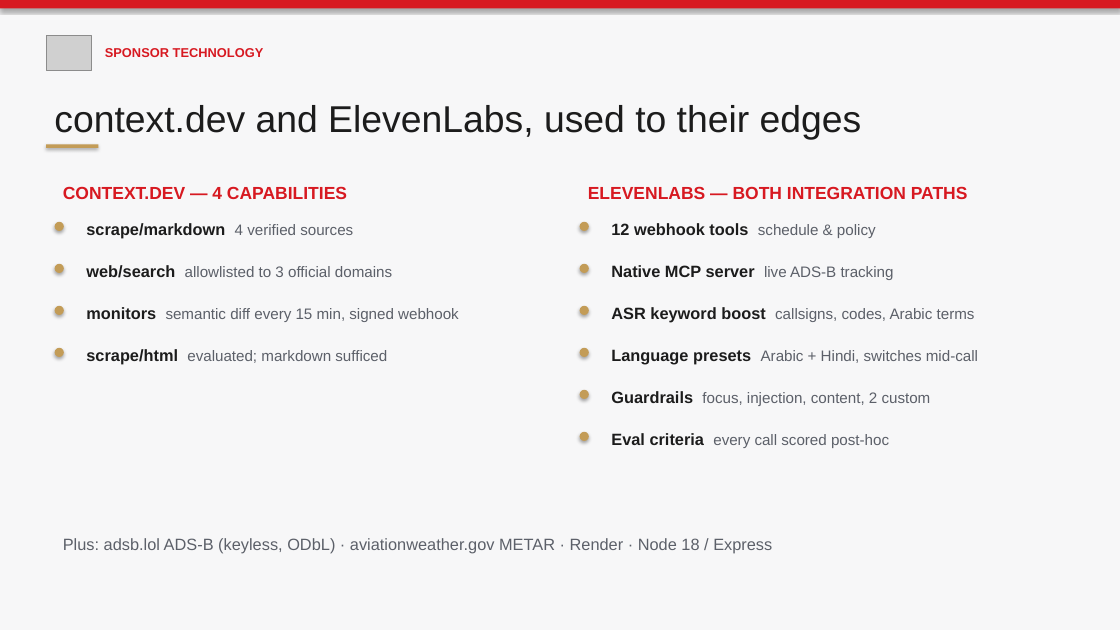
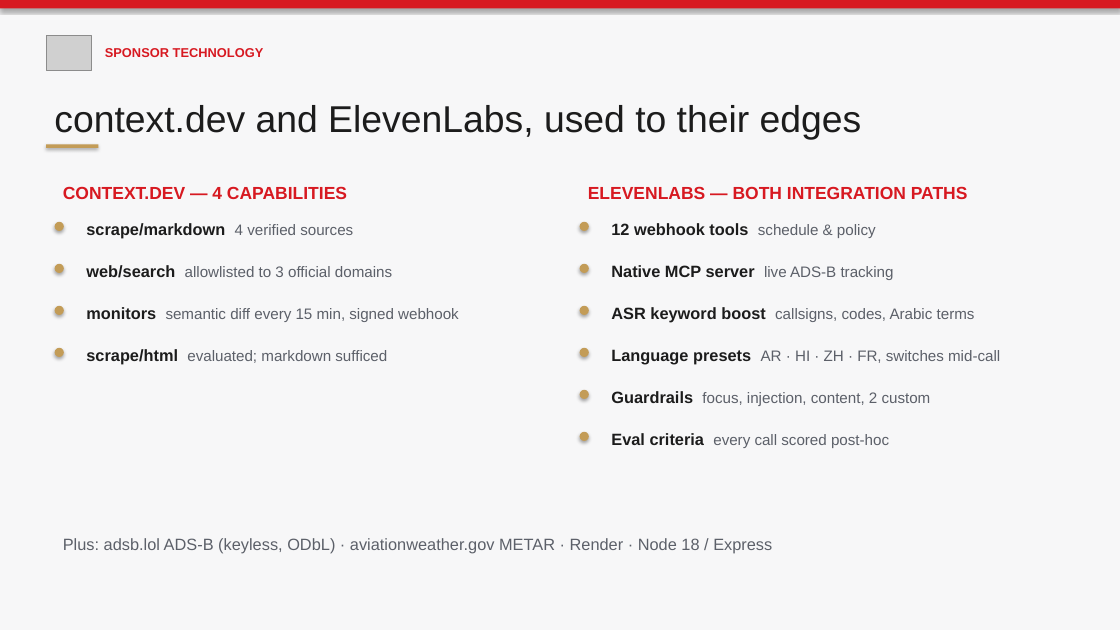
Before and after one commit to sirajtechy/Airlines-Voice-Agent, a slide deck: slide 7 of docs/RAAHI-loom-deck.pptx. Drawn at 1120x630 pixels with LibreOffice and Linux fonts; fonts in the diff are those of the drawing; grey boxes stand for pictures. Boxes give left, top, right and bottom in pixels: in the first picture for what was removed or moved away, otherwise in the second. Text is boxed around its words. In the diff, an @@ line names an element or a change of style, - is before the commit and + after.

```diff
--- a/docs/RAAHI-loom-deck.pptx
+++ b/docs/RAAHI-loom-deck.pptx
@@ text at (x1=611, y1=349, x2=1000, y2=364): text changed @@
-Language presets Arabic + Hindi, switches mid-call
+Language presets AR · HI · ZH · FR, switches mid-call
```
Also in this commit, not shown: 6 other files.
